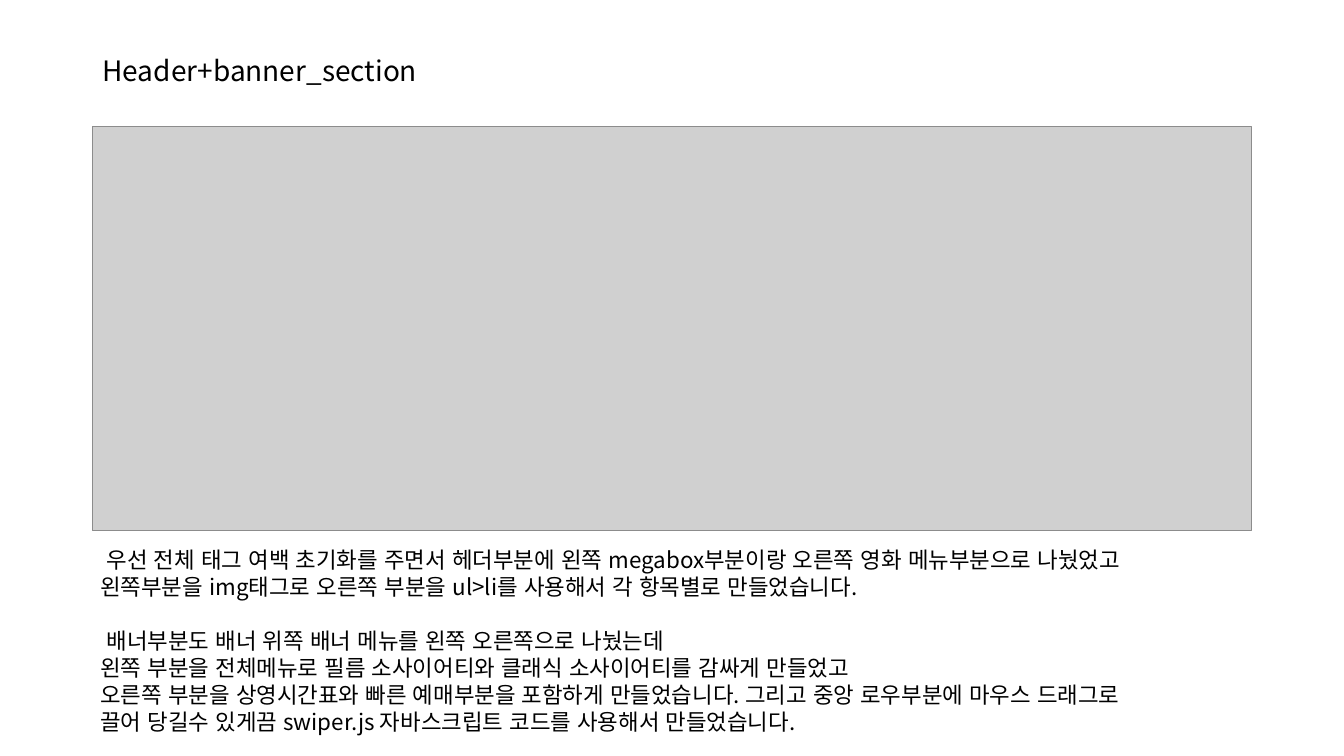
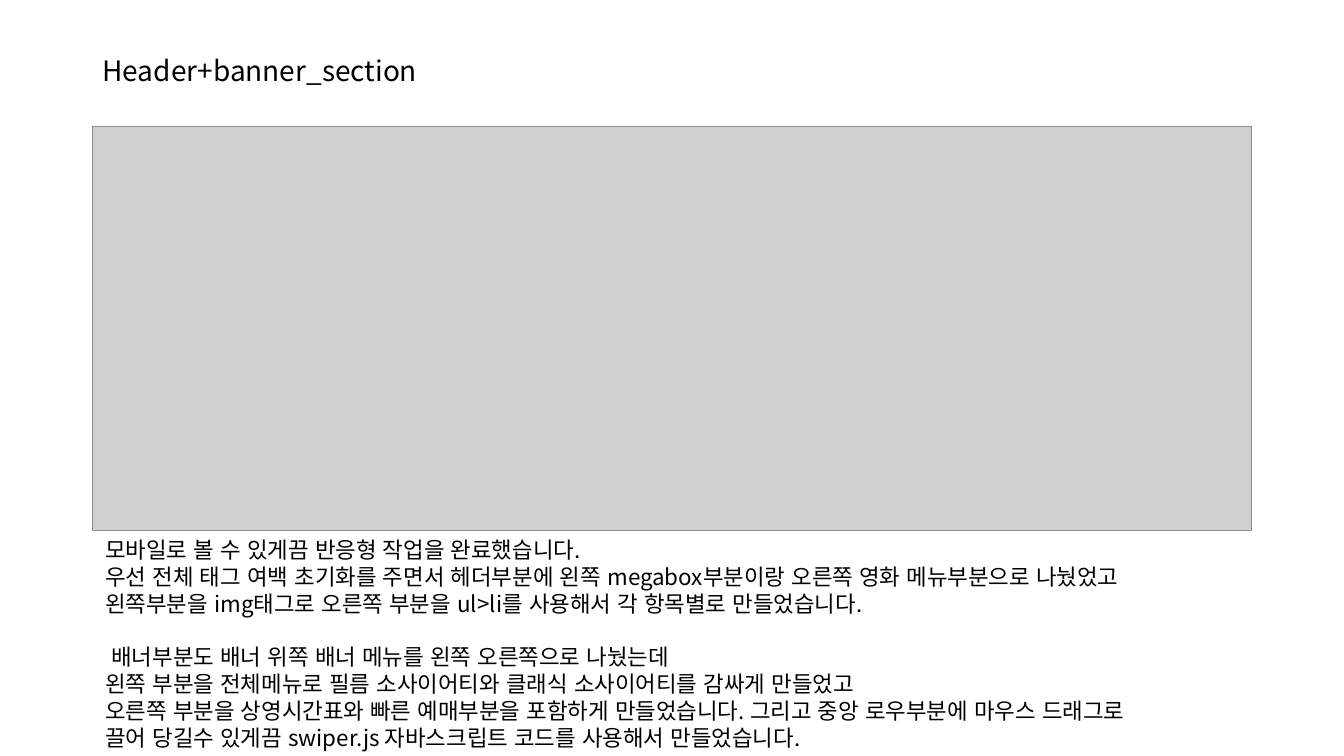
Before and after one commit to SeungJunOh-coding/webstroyboy-megabox2019, a slide deck: slide 2 of ppt/megabox2019.pptx. Drawn at 1344x756 pixels with LibreOffice and Linux fonts; fonts in the diff are those of the drawing; grey boxes stand for pictures. Boxes give left, top, right and bottom in pixels: in the first picture for what was removed or moved away, otherwise in the second. Text is boxed around its words. In the diff, an @@ line names an element or a change of style, - is before the commit and + after.

```diff
--- a/ppt/megabox2019.pptx
+++ b/ppt/megabox2019.pptx
@@ text "모바일로 볼 수 있게끔 반응형 ...": place and size @@
-text "모바일로 볼 수 있게끔 반응형 ..." at <box>100,549,1120,735</box>
+text "모바일로 볼 수 있게끔 반응형 ..." at <box>105,539,1124,752</box>
@@ text at <box>105,539,581,560</box>: paragraph added @@
+모바일로 볼 수 있게끔 반응형 작업을 완료했습니다.
```
Also in this commit, not shown: 5 other slides changed.
